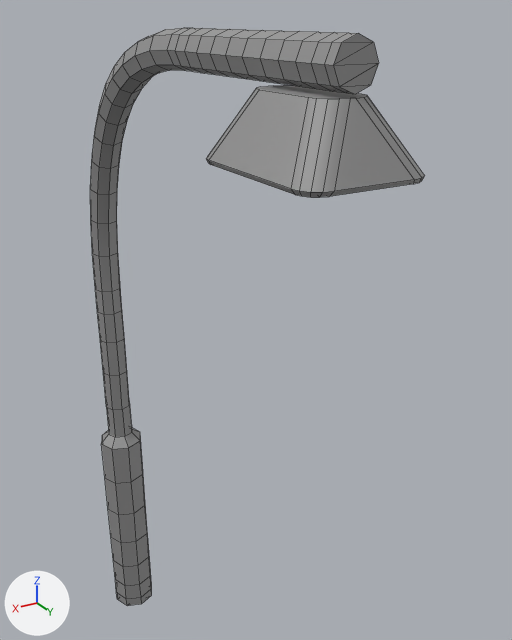
A saved change to the Blender file data/Assets/Models/Street Light/Street Light.blend.
Camera for both pictures: a camera (50 mm lens) standing at (5.44, 16.32, 16.3) and looking at (-1.64, 4.52, 10.4). Lighting does not change. The marker at lower left points along +X, +Y and +Z. Mesh edges are drawn as thin lines.

Before the edit, the objects in view are built like this:
```python
mat_mat_metal = principled_material('mat_metal')
mat_mat_metal.base_color = (0.454, 0.454, 0.454)  # grey #b4b4b4
mat_mat_metal.metallic = 1.0
mat_mat_metal.roughness = 0.812
me_beziercurve = bpy.data.meshes.new('BezierCurve')
me_beziercurve.from_pydata(...)  # 320 vertices, 308 faces; spans x -0.6..0.6, y -0.6..9.5, z 0.0..16.1
me_beziercurve.polygons.foreach_set('use_smooth', [True] * 308)
me_beziercurve.materials.append(mat_mat_metal)  # grey #b4b4b4
me_cube_001 = bpy.data.meshes.new('Cube.001')
me_cube_001.from_pydata(...)  # 104 vertices, 102 faces; spans x -0.96..0.96, y -0.97..1.75, z -0.5..0.5
me_cube_001.polygons.foreach_set('use_smooth', [True] * 102)
me_cube_001.materials.append(mat_mat_metal)  # grey #b4b4b4
ob_beziercurve = bpy.data.objects.new('BezierCurve', me_beziercurve)
ob_beziercurve.location = (0.0, 0.0, 0.0)
ob_cube = bpy.data.objects.new('Cube', me_cube_001)
ob_cube.location = (0.0, 8.24, 14.91)
```
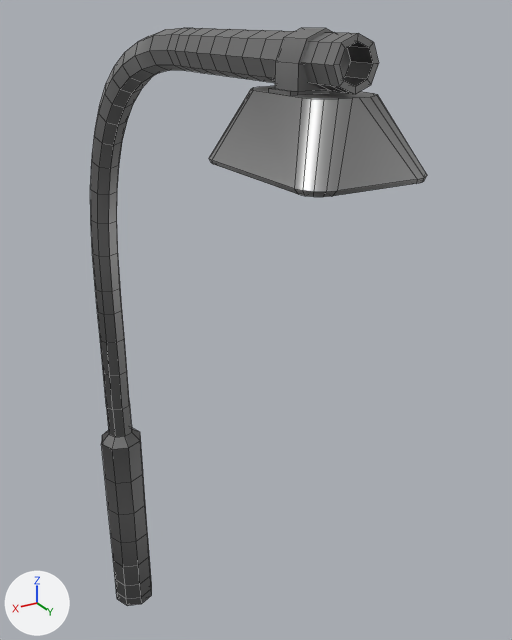
Changed parts and their boxes [x1, y1, x2, y2] in the pictures (512 x 640 px; the box of a moved part takes in the faces that stretch with it):
'BezierCurve', recoloured, reshaped
    both: [90, 28, 379, 606]
'Cube', recoloured, reshaped, moved
    before: [206, 86, 424, 197]
    after: [209, 86, 427, 197]
'Cylinder', added
    after: [268, 28, 336, 95]
part 1 of me_beziercurve, built on
    both: [333, 33, 379, 94]
part 2 of me_cube_001, moved or reshaped
    before: [206, 86, 424, 192]
    after: [209, 86, 427, 192]

Diff of the bpy script that builds the scene:
```diff
--- a/data/Assets/Models/Street Light/Street Light.blend.py
+++ b/data/Assets/Models/Street Light/Street Light.blend.py
@@ mat_mat_metal @@
 n0 = _N.new('ShaderNodeBsdfPrincipled'); n0.name = 'Principled BSDF'
-n0.inputs[0].default_value = (0.454, 0.454, 0.454, 1.0)  # 'Base Color', grey #b4b4b4
 n0.inputs[1].default_value = 1.0  # 'Metallic'
-n0.inputs[2].default_value = 0.812  # 'Roughness'
+n0.inputs[2].default_value = 0.484  # 'Roughness'
 n1 = _N.new('ShaderNodeOutputMaterial'); n1.name = 'Material Output'
+n2 = _N.new('ShaderNodeVertexColor'); n2.name = 'Color Attribute'
 _L.new(n0.outputs[0], n1.inputs[0])  # 'BSDF' to 'Surface'
+_L.new(n2.outputs[0], n0.inputs[0])  # 'Color' to 'Base Color'
@@ me_beziercurve @@
 # used by ob_beziercurve; location = (0.0, 0.0, 0.0)
-me_beziercurve.from_pydata(...)  # 320 vertices, 308 faces; spans x -0.6..0.6, y -0.6..9.5, z 0.0..16.1
+me_beziercurve.from_pydata(...)  # 328 vertices, 319 faces; spans x -0.6..0.6, y -0.6..9.5, z 0.0..16.1
+# me_beziercurve part 1
+# 6 vertices are removed from x -0.3..0.3, y 9.5, z 15.4..16.1
+# 6 faces are deleted
+# 2 vertices move within x -0.2..0.2, y 9.5, z 16.0
+# 9 vertices are added at x -0.2..0.2, y 9.1..9.5, z 15.5..16.0
+# 5 new vertices lie (0.0, -0.4, 0.0) away from vertices in x -0.2..0.2, y 9.5, z 15.5..16.0
+# 17 new faces join them
 me_beziercurve.materials.append(mat_mat_metal)
@@ me_cube_001 @@
 me_cube_001.from_pydata(...)  # 104 vertices, 102 faces; spans x -0.96..0.96, y -0.97..1.75, z -0.5..0.5
 # used by ob_cube; location = (0.0, 8.24, 14.91)
+# me_cube_001 part 2: all 20 vertices in x -0.36..0.44, y -0.51..1.29, z 0.5 are scaled about their middle by (1.33, 1, 1)
+# me_cube_001 part 3: vertex colours changed
 me_cube_001.materials.append(mat_mat_metal)
@@ me_cylinder @@
+me_cylinder.from_pydata(...)  # 26 vertices, 22 faces; spans x -0.492..0.492, y -0.358..0.39, z -0.255..0.255
+me_cylinder.polygons.foreach_set('use_smooth', [True] * 22)
+me_cylinder.materials.append(mat_mat_metal)
@@ ob_cube @@
 ob_cube = bpy.data.objects.new('Cube', me_cube_001)
-ob_cube.location = (0.0, 8.24, 14.91)
+ob_cube.location = (-0.04, 8.24, 14.91)
@@ ob_cylinder @@
+ob_cylinder = bpy.data.objects.new('Cylinder', me_cylinder)
+ob_cylinder.location = (0.0, 8.63, 15.76)
+ob_cylinder.rotation_euler = (1.571, 0.0, 0.0)  # degrees (90, 0, 0)
```
